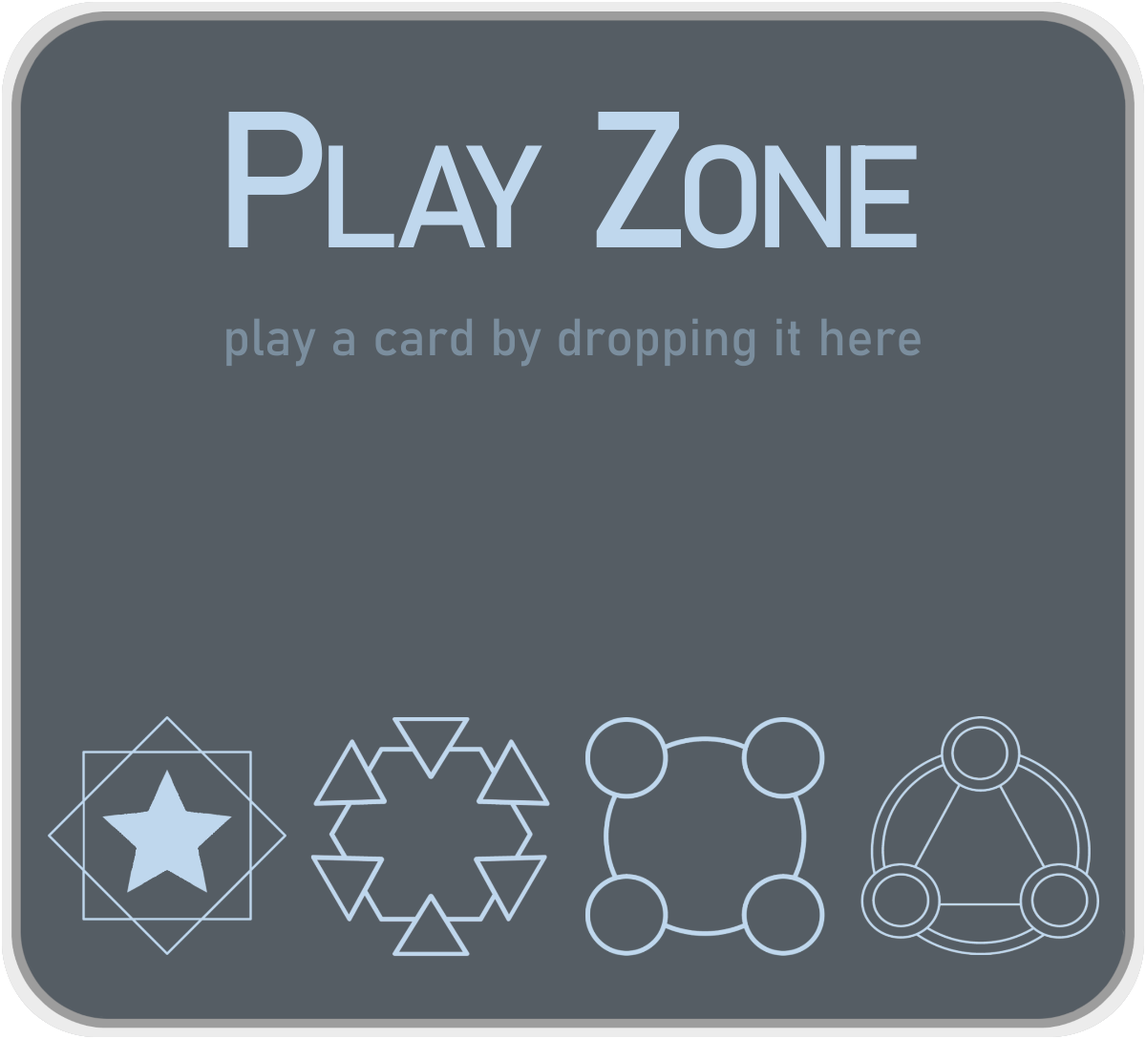
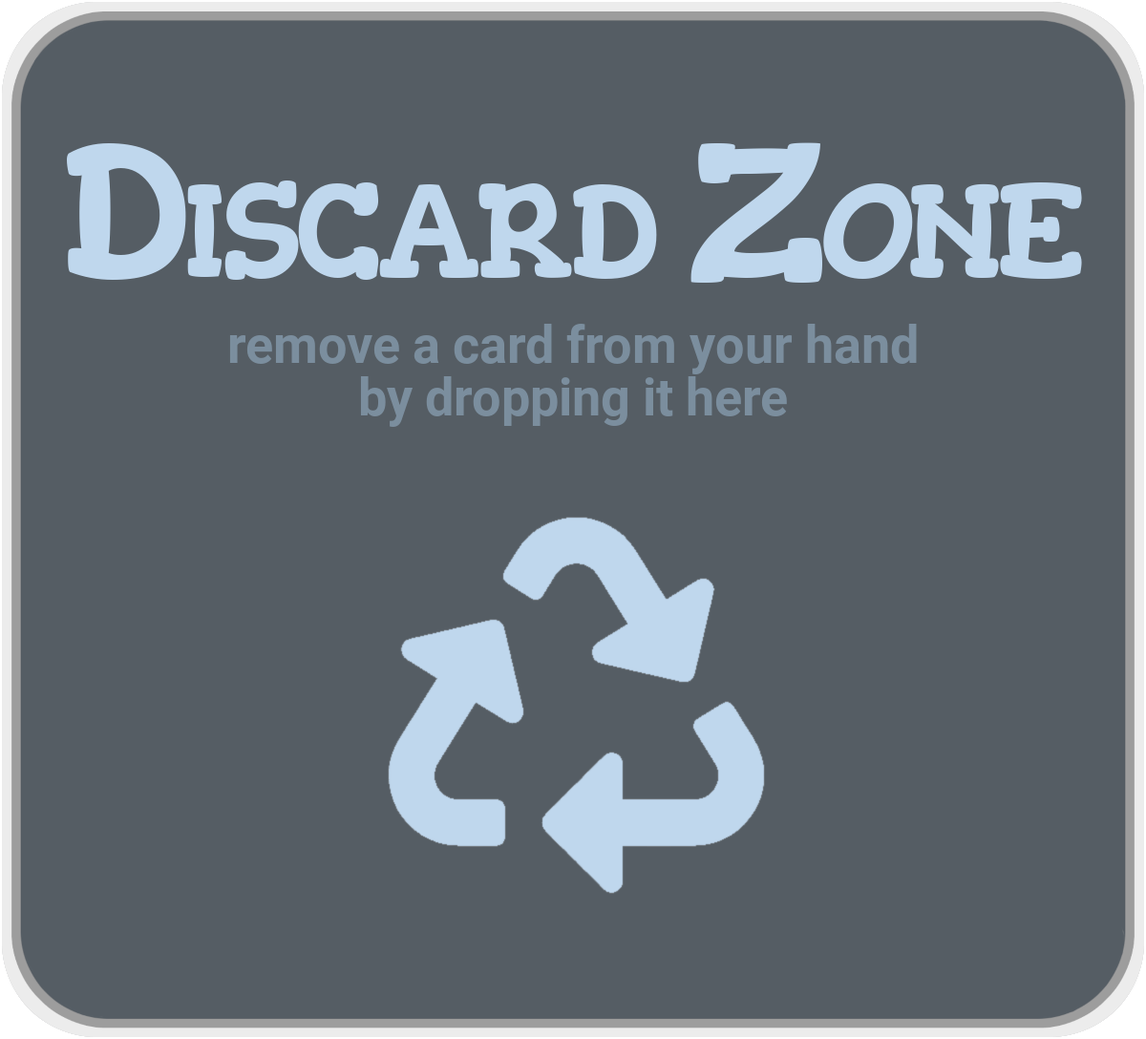
Before/after of a 1146x1039 layered artwork. What changed in the layer stack:
renamed "Pasted Layer #2" to "Icon 1", hid it, moved it above "Icon 2" over left=47, top=716, right=287, bottom=956
renamed "Pasted Layer" to "Icon 2", hid it, moved it above "Icon 3" over left=310, top=717, right=551, bottom=958
renamed "Pasted Layer #3" to "Icon 3", hid it over left=585, top=717, right=826, bottom=957
renamed "Pasted Layer #1" to "Icon 4", hid it, moved it above "Recycle" over left=860, top=716, right=1100, bottom=957
added layer "Recycle" above "DISCARD ZONE" over left=387, top=516, right=766, bottom=895
added layer "DISCARD ZONE" above "remove a card from your hand b..." over left=66, top=142, right=1083, bottom=283
added layer "remove a card from your hand b..." above "PLAY ZONE" over left=229, top=323, right=918, bottom=427
hid "PLAY ZONE", moved it above "play a card by dropping it her...", painted on it over left=150, top=111, right=998, bottom=283
hid "play a card by dropping it her...", painted on it over left=226, top=318, right=921, bottom=394
